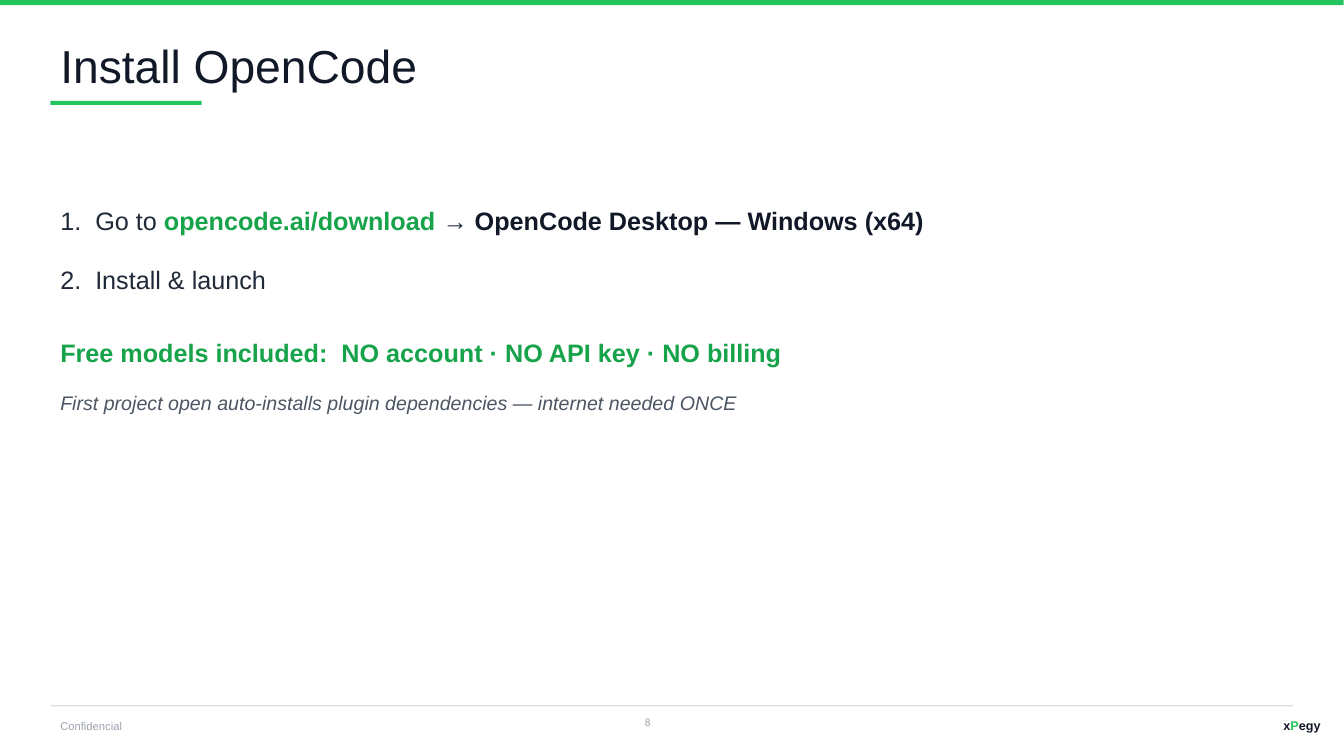
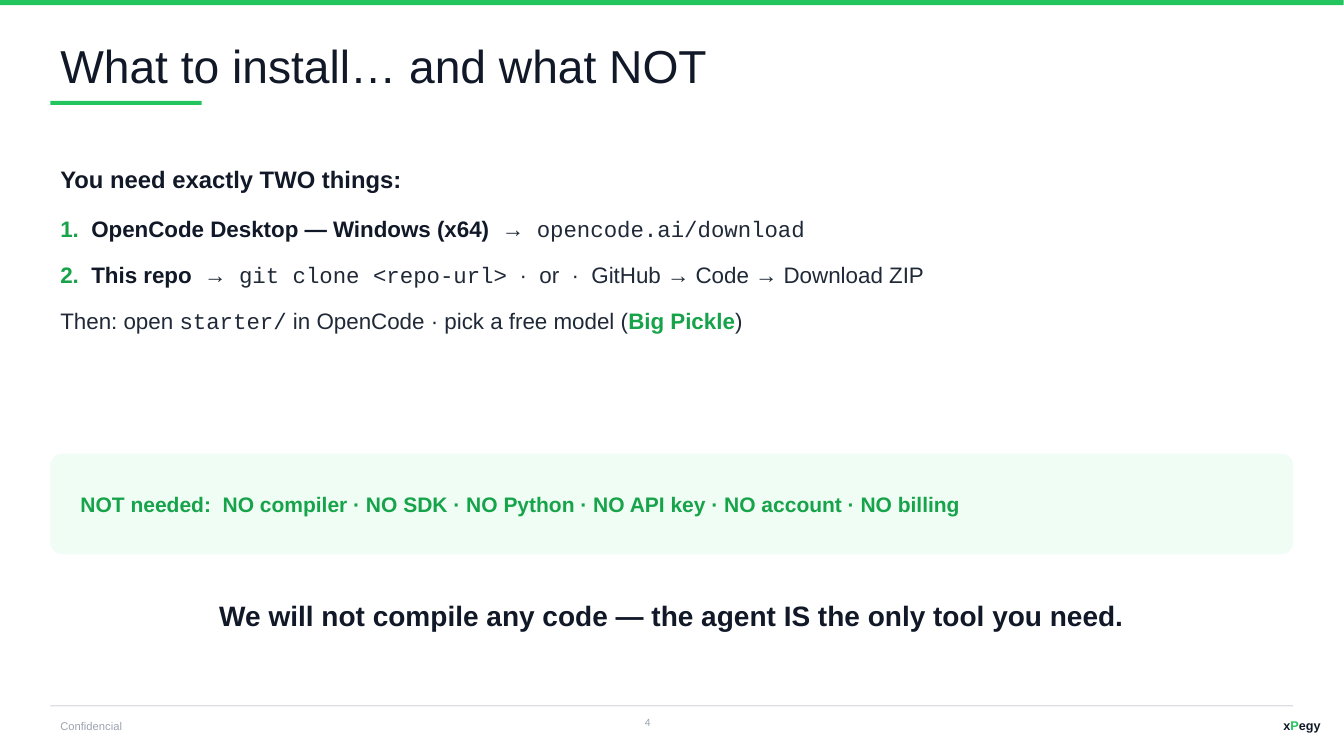
Before and after one commit to JaviPege/mundus-ai-programming-course, a slide deck: slide 4 of AI-EBike-Fleet-Manager-Workshop.pptx (slide 8 before the commit). Drawn at 1344x756 pixels with LibreOffice and Linux fonts; fonts in the diff are those of the drawing. Boxes give left, top, right and bottom in pixels: in the first picture for what was removed or moved away, otherwise in the second. Text is boxed around its words. In the diff, an @@ line names an element or a change of style, - is before the commit and + after.

Commit message:
Add pre-fabricated demo sessions, tutor fixes and dual-engine SQLite
- demos/: one project per module (m1-bare, m2-grounded, m3-tools, m4-agent)
  with a recorded, renamed DEMO session each (same prompt, different output)
- tools/: export/import scripts for the demo session pack (opencode.db)
- fleet.ts: dual-import (node:sqlite for the desktop app, bun:sqlite for
  the CLI) — the desktop app cannot load bun: modules (Node ESM host)
- tutor commands: module-2 hallucination demo as in-session roleplay
  (tools visible in starter prevent real hallucinations); all commands now
  require a full OpenCode RESTART after .opencode edits (no hot reload,
  verified) instead of just a new session
- slides + PPTX: 20-slide deck (prereqs / how AI works / module+demo)
- instructor guide: no-hot-reload quirk, dual-engine warning, demo pack
- gitignore: Office lock files

```diff
--- a/AI-EBike-Fleet-Manager-Workshop.pptx
+++ b/AI-EBike-Fleet-Manager-Workshop.pptx
@@ text at (60,49,706,84): text changed @@
-Install OpenCode
+What to install… and what NOT
@@ text at (60,170,924,334): text changed; size 18 to 16 pt; text colour #16A34A to #1F2937; bold off @@
-1. Go to opencode.ai/download → OpenCode Desktop — Windows (x64)
-2. Install & launch
-Free models included: NO account · NO API key · NO billing
-First project open auto-installs plugin dependencies — internet needed ONCE
+You need exactly TWO things:
+1. OpenCode Desktop — Windows (x64) → opencode.ai/download
+2. This repo → git clone <repo-url> · or · GitHub → Code → Download ZIP
+Then: open starter/ in OpenCode · pick a free model (Big Pickle)
@@ rounded rectangle added at (50,454,1294,555), fill #F0FDF4 @@
@@ text added at (80,496,960,516), 15 pt, text #16A34A, bold @@
+NOT needed: NO compiler · NO SDK · NO Python · NO API key · NO account · NO billing
@@ text added at (219,605,1123,631), 20 pt, text #111827, bold @@
+We will not compile any code — the agent IS the only tool you need.
@@ page number at (645,719,651,726): text changed @@
-8
+4
```
Also in this commit, not shown: 7 other slides changed, 8 slides added, 14 slides removed, 30 other files.
